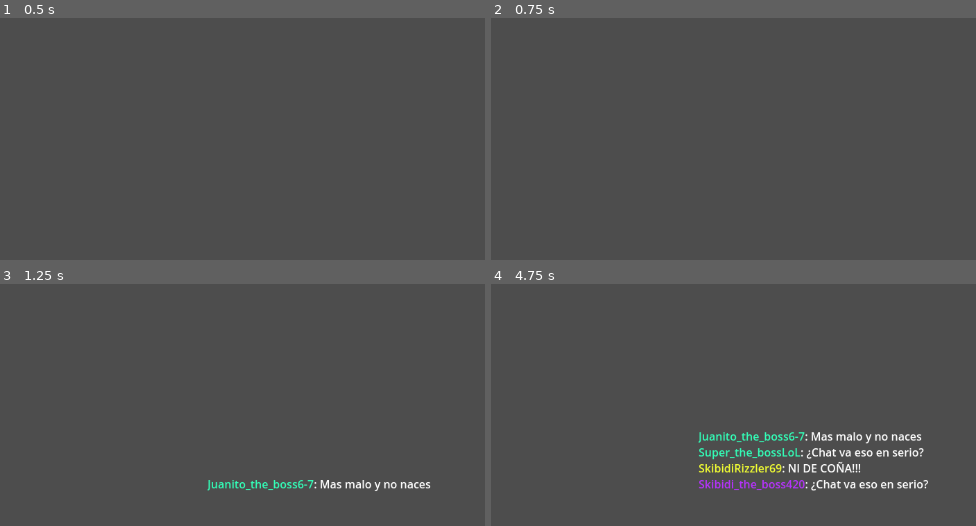
Above: before the commit, frames 1-4 (two rows, left to right).
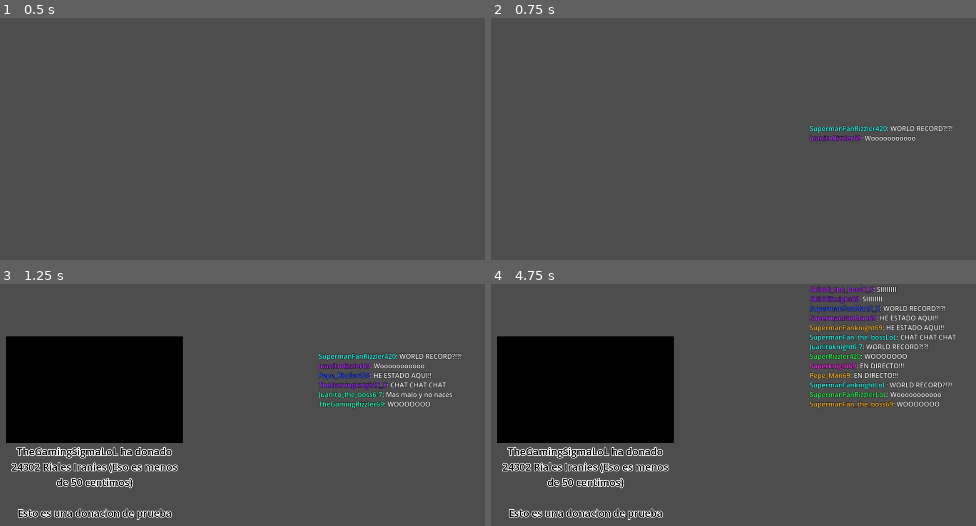
Above: after the commit, the same moments.

Repository: JP-666/SpeedRun
Game: Godot game, scene res://speedrun.tscn
Same seed, same stepped clock (60 frames per second), same inputs: the game is played once before the commit and once after it. Video files are missing from this copy of the repository; at most half a second of black plays in their place.
Inputs:
- Up to frame 1 (0.5 s): no input
- Up to frame 2 (0.75 s): tap Enter at 0.5 s; tap F (Ganar, bound only after the commit) at 0.6 s
- Up to frame 3 (1.25 s): tap S (Superchat, bound only after the commit) at 0.8 s
- Up to frame 4 (4.75 s): tap S (Superchat, bound only after the commit) at 1.35, 2.3, 2.85, 3.8, 4.35 s; tap F (Ganar, bound only after the commit) at 1.55, 2.1, 3.05, 3.6, 4.55 s

Frame 1 is identical in both runs. In frame 2, 0.7% of the frame differs, in the area x 65-96%, y 44-52%; in frame 3, 22%; in frame 4, 27%, in the area x 1-96%, y 0-98%.

Commit message:
Preparar el "mensaje de donaciones"

Diff:
--- a/Princ.gd
+++ b/Princ.gd
@@ -1,5 +1,7 @@
 extends Control
-
+var Audio1 = preload("res://audios/donacion_xd.mp3")
+var Audio2 = preload("res://audios/donacion_xd.mp3")
+var peer = PacketPeerUDP
 var Mensajes = JSON.parse_string(FileAccess.get_file_as_string("res://mensajes.json"))
 var Colores = [
 	"#FF5733",  # Rojo cor
@@ -15,7 +17,6 @@
 ]
 
 func EnviarChat() -> void:
-
 	var Mensaje : String = ""
 	Mensaje+=str("[color=",Colores.pick_random(),"]")
 	Mensaje+=Mensajes["NombresUsuarioPARTE1"].pick_random()
@@ -25,4 +26,49 @@
 	Mensaje+=Mensajes["ArrayMensajes"].pick_random()
 	Mensaje+="\n"
 	$CajaTwichChat/SC/TwichChat.text+=Mensaje
-	$CajaTwichChat/SC.scroll_vertical=-1
+
+
+
+func EnviarSuper() -> void:
+	if not $Caja_Super.visible:
+		var Mensaje_Don : String = ""
+		Mensaje_Don+=Mensajes["NombresUsuarioPARTE1"].pick_random()
+		Mensaje_Don+=Mensajes["NombresUsuarioPARTE2"].pick_random()
+		Mensaje_Don+=Mensajes["NombresUsuarioPARTE3"].pick_random()
+		var Mensaje_Sel : Dictionary = Mensajes["Donaciones"][str("don",randi_range(1,Mensajes["Donaciones"].size()))]
+		Mensaje_Don+=str(" ha donado ", Mensajes["Donaciones_cantidades"].pick_random(),"\n\n", Mensaje_Sel["texto"])
+		$AUDIO_DON.stream = get(Mensaje_Sel["audio"])
+		$Caja_Super/Mensaje_Donacion.text=Mensaje_Don
+		$Caja_Super.show()
+		$Caja_Super/Video.play()
+		await get_tree().create_timer(1.75).timeout
+		$AUDIO_DON.play()
+		await $Caja_Super/Video.finished
+		$Caja_Super.hide()
+	else:
+		pass # Ya esta abierto, aunque esto sobra
+
+
+
+
+
+
+func _input(event: InputEvent) -> void:
+	if Input.is_action_just_pressed("Superchat"):
+		EnviarSuper()
+	if Input.is_action_just_pressed("Ganar"):
+		Mensajes_Rapidos_Ganar()
+
+
+func Mensajes_Rapidos_Ganar() -> void:
+	for i in 75:
+		var Mensaje : String = ""
+		Mensaje+=str("[color=",Colores.pick_random(),"]")
+		Mensaje+=Mensajes["NombresUsuarioPARTE1"].pick_random()
+		Mensaje+=Mensajes["NombresUsuarioPARTE2"].pick_random()
+		Mensaje+=Mensajes["NombresUsuarioPARTE3"].pick_random()
+		Mensaje+="[/color]: "
+		Mensaje+=Mensajes["MensajesPositivoGanar"].pick_random()
+		Mensaje+="\n"
+		$CajaTwichChat/SC/TwichChat.text+=Mensaje
+		await get_tree().create_timer(randf_range(0.025,0.17)).timeout
--- a/mensajes.json
+++ b/mensajes.json
@@ -11,6 +11,15 @@
 		"Mas malo y no naces",
 		"Chat os he contado la vez que mate a un ciclista?",
 		],
+	"MensajesPositivoGanar" : [
+		"SIIIIIIII",
+		"WOOOOOOO",
+		"CHAT CHAT CHAT",
+		"HE ESTADO AQUI!!",
+		"EN DIRECTO!!!",
+		"WORLD RECORD?!?!",
+		"Wooooooooooo"
+	],
 	"NombresUsuarioPARTE1": [
 		"TheGaming",
 		"Super",
@@ -33,4 +42,22 @@
 		"420",
 		"LoL",
 	],
+	"Donaciones" : {
+			"don1" : {
+				"texto" : "Esto es una donacion de prueba",
+				"audio" : "Audio1"
+			},
+			"don2" : {
+				"texto" : "XDDDDDDDDDDDDDDDDD",
+				"audio" : "Audio2"
+			}
+	},
+	"Donaciones_cantidades" : [
+		"200 bits",
+		"4 pavos del fornite",
+		"7 centimos",
+		"24302 Riales Iranies (Eso es menos de 50 centimos)",
+		"dos calcetines usados",
+		"componentes quimicos peligrosos",
+	]
 }
--- a/project.godot
+++ b/project.godot
@@ -15,6 +15,27 @@
 config/features=PackedStringArray("4.5", "GL Compatibility")
 config/icon="res://icon.svg"
 
+[display]
+
+window/size/viewport_width=1920
+window/size/viewport_height=1080
+window/size/mode=3
+window/size/transparent=true
+window/per_pixel_transparency/allowed=true
+
+[input]
+
+Superchat={
+"deadzone": 0.2,
+"events": [Object(InputEventKey,"resource_local_to_scene":false,"resource_name":"","device":-1,"window_id":0,"alt_pressed":false,"shift_pressed":false,"ctrl_pressed":false,"meta_pressed":false,"pressed":false,"keycode":0,"physical_keycode":83,"key_label":0,"unicode":115,"location":0,"echo":false,"script":null)
+]
+}
+Ganar={
+"deadzone": 0.2,
+"events": [Object(InputEventKey,"resource_local_to_scene":false,"resource_name":"","device":-1,"window_id":0,"alt_pressed":false,"shift_pressed":false,"ctrl_pressed":false,"meta_pressed":false,"pressed":false,"keycode":0,"physical_keycode":70,"key_label":0,"unicode":102,"location":0,"echo":false,"script":null)
+]
+}
+
 [rendering]
 
 renderer/rendering_method="gl_compatibility"
--- a/speedrun.tscn
+++ b/speedrun.tscn
@@ -1,6 +1,7 @@
-[gd_scene load_steps=2 format=3 uid="uid://o4tkm5tqgclo"]
+[gd_scene load_steps=3 format=3 uid="uid://o4tkm5tqgclo"]
 
 [ext_resource type="Script" uid="uid://bb3j03870jhi4" path="res://Princ.gd" id="1_57eqq"]
+[ext_resource type="VideoStream" uid="uid://ddh3ng0dkobm" path="res://Tick_Tock_corto.ogv" id="2_5eom0"]
 
 [node name="Speedrun" type="Control"]
 layout_mode = 3
@@ -40,9 +41,47 @@
 [node name="TwichChat" type="RichTextLabel" parent="CajaTwichChat/SC"]
 custom_minimum_size = Vector2(410, 300)
 layout_mode = 2
+theme_override_colors/font_outline_color = Color(0, 0, 0, 1)
+theme_override_constants/outline_size = 3
 bbcode_enabled = true
 scroll_following = true
 autowrap_mode = 2
 vertical_alignment = 2
 
+[node name="Caja_Super" type="VBoxContainer" parent="."]
+visible = false
+layout_mode = 1
+anchors_preset = 5
+anchor_left = 0.5
+anchor_right = 0.5
+offset_left = -191.0
+offset_top = 126.0
+offset_right = 234.0
+offset_bottom = 600.0
+grow_horizontal = 2
+
+[node name="Video" type="VideoStreamPlayer" parent="Caja_Super"]
+clip_contents = true
+custom_minimum_size = Vector2(128, 256)
+layout_mode = 2
+stream = ExtResource("2_5eom0")
+volume_db = -5.999998
+expand = true
+buffering_msec = 1000
+
+[node name="Mensaje_Donacion" type="Label" parent="Caja_Super"]
+custom_minimum_size = Vector2(300, 100)
+layout_mode = 2
+theme_override_colors/font_color = Color(0, 0, 0, 1)
+theme_override_colors/font_outline_color = Color(1, 1, 1, 1)
+theme_override_constants/outline_size = 7
+theme_override_font_sizes/font_size = 24
+text = "ABC"
+horizontal_alignment = 1
+vertical_alignment = 1
+autowrap_mode = 3
+
+[node name="AUDIO_DON" type="AudioStreamPlayer" parent="."]
+volume_db = 2.0
+
 [connection signal="timeout" from="Temp_Chat" to="." method="EnviarChat"]
Not shown, added: Tick_Tock_corto.ogv.uid
Not shown, added: audios/donacion_xd.mp3.import
Not shown, changed: icon.svg.import
Not shown, added: Tick_Tock_corto.ogv
Not shown, added: audios/donacion_xd.mp3
